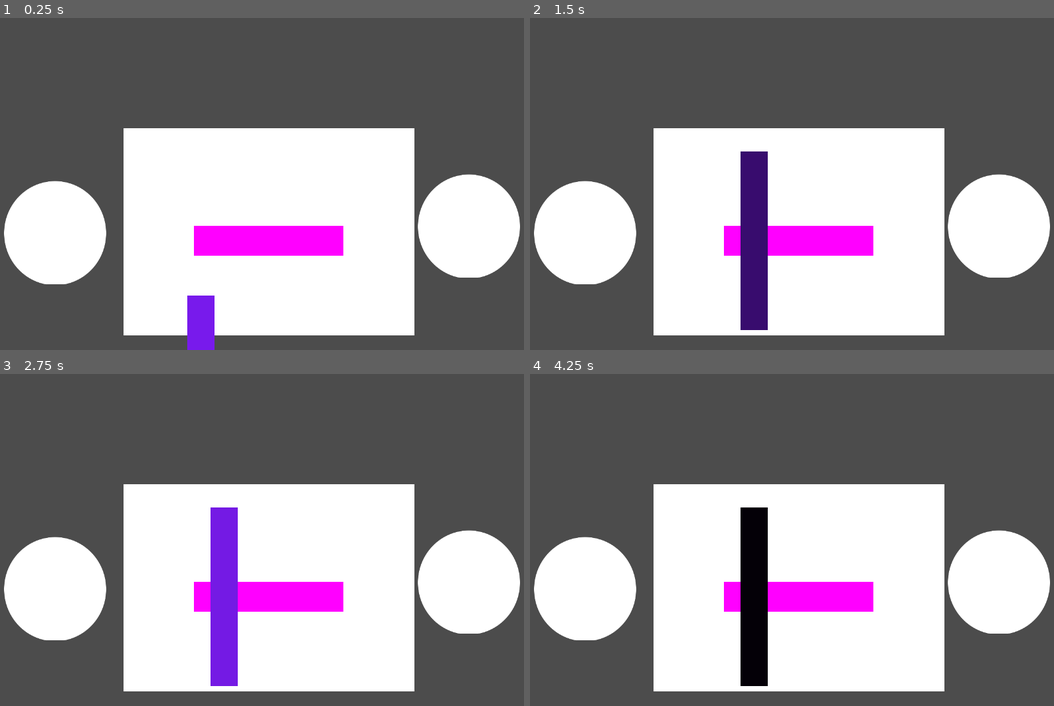
Above: before the commit, frames 1-4 (two rows, left to right).
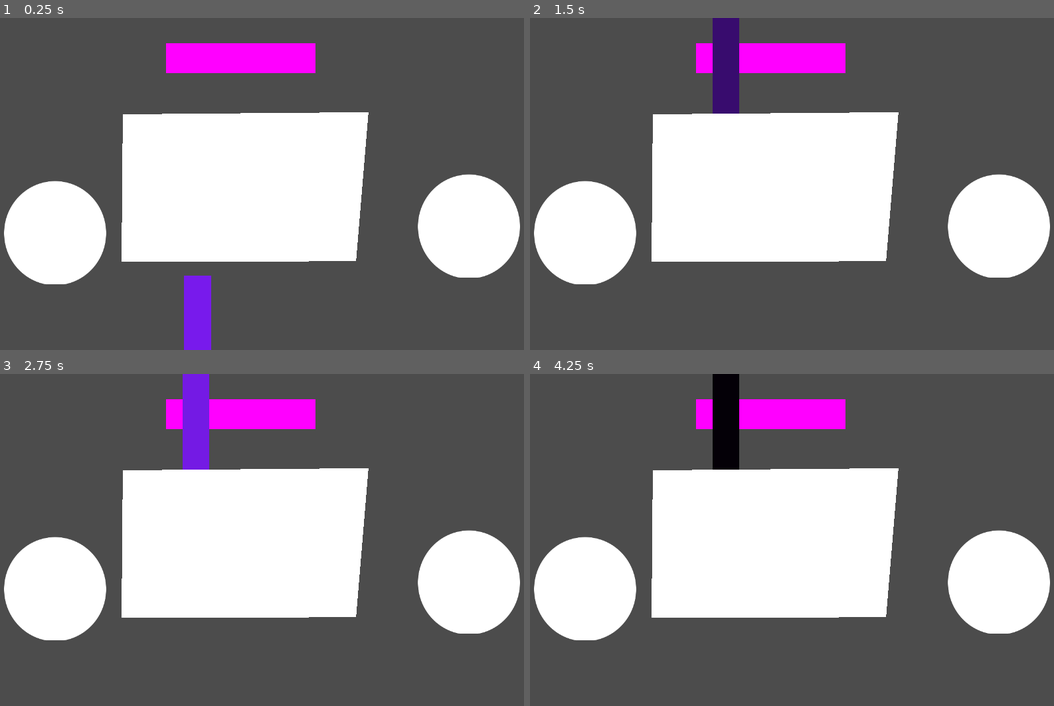
Above: after the commit, the same moments.

Repository: RaccoonHandsProductions/CanningSeason
Game: Godot game, scene res://PrepStation/PrepStation.tscn
Two runs of this game, one before a commit and one after it. Both use one fixed random seed, a clock stepped at 60 frames per second and the inputs below. This scene is started directly instead of the project's main scene.
Inputs (mouse positions are in pixels of both pictures, inside the frame that each line leads up to):
- Up to frame 1 (0.25 s): no input
- Up to frame 2 (1.5 s): drag from (587, 233) to (797, 230) at 0.52 s; drag from (1001, 227) to (797, 230) at 1.27 s
- Up to frame 3 (2.75 s): move the mouse to (267, 596) at 2.02 s; click (267, 596) at 2.17 s
- Up to frame 4 (4.25 s): drag from (739, 596) to (1001, 583) at 2.77 s; drag from (771, 596) to (818, 540) at 3.52 s

The runs differ from the first frame. In frame 1, 23% of the frame differs, in the area x 23-80%, y 7-100%; in frame 2, 26%, in the area x 23-80%, y 0-96%; in frame 3, 26%; in frame 4, 26%.

Commit message:
Implemented new dragging process

Diff:
--- a/project/PrepStation/Carrot/Carrot.gd
+++ b/project/PrepStation/Carrot/Carrot.gd
@@ -2,6 +2,7 @@
 
 signal dropped
 signal piece_made(next_chop_point_pos)
+signal touched
 
 var _rect_size
 
@@ -32,25 +33,6 @@
 		_mouse_pos = get_global_mouse_position()
 		self.global_position = Vector2(_mouse_pos.x, _mouse_pos.y)
 
-
-
-func _on_Carrot_input_event(_viewport, event, _shape_idx):
-	if _is_draggable:
-		if event is InputEventMouseButton:
-			if event.button_index == BUTTON_LEFT:
-				_is_being_dragged = event.pressed
-				if event.pressed == false:
-					emit_signal("dropped")
-
-		elif event is InputEventScreenTouch:
-			if event.pressed and event.get_index() == 0:
-				self.position = event.get_position()
-
-
-func _input(_event):
-	if _event is InputEventMouseButton:
-		if _event.button_index == BUTTON_LEFT and not _event.pressed:
-			_is_being_dragged = false
 
 
 func split() -> void:
@@ -89,3 +71,8 @@
 
 
 	return(current_chop_point_pos)
+
+
+func _on_Carrot_input_event(_viewport, event, _shape_idx):
+	if event is InputEventMouseButton and event.pressed:
+		emit_signal("touched")
--- a/project/PrepStation/PrepStation.gd
+++ b/project/PrepStation/PrepStation.gd
@@ -6,10 +6,30 @@
 # The duration of the animation of knife from or to home
 export var knife_offscreen_animation_duration := .75
 
+enum _State {
+	AWAITING_CARROT_TOUCH,
+	DRAGGING_CARROT,
+	CHOPPING
+}
+
+var _state = _State.AWAITING_CARROT_TOUCH
+
+
 # Called when the node enters the scene tree for the first time.
 func _ready():
 	_animate_Knife_to_next_chop_point(knife_offscreen_animation_duration)
 
+
+func _input(event):
+	match _state:
+		_State.DRAGGING_CARROT:
+			if event is InputEventMouseMotion:
+				var motion_event := event as InputEventMouseMotion
+				$Carrot.position += event.relative
+			elif event is InputEventMouseButton and not event.is_pressed():
+				var above_board := Geometry.is_point_in_polygon($Carrot.position, $NewCuttingBoard.polygon)
+				if above_board:
+					_set_state(_State.CHOPPING)
 
 
 func _animate_Knife_to_next_chop_point(duration:float):
@@ -45,6 +65,7 @@
 	else:
 		_animate_Knife_to_home()
 
+
 func _animate_Knife_to_home():
 	var tween := Tween.new()
 	var next_pos :Vector2= $KnifeOffScreenPos.position
@@ -58,3 +79,20 @@
 		Tween.TRANS_QUAD, Tween.EASE_IN)
 # warning-ignore:return_value_discarded
 	tween.start()
+
+
+
+
+func _set_state(new_state)->void:
+	_state = new_state
+
+
+func _on_Carrot_touched():
+	match _state:
+		_State.AWAITING_CARROT_TOUCH:
+			_set_state(_State.DRAGGING_CARROT)
+
+
+func _on_CuttingBoard_touch_released():
+	if _state == _State.DRAGGING_CARROT:
+		_set_state(_State.CHOPPING)
--- a/project/PrepStation/PrepStation.tscn
+++ b/project/PrepStation/PrepStation.tscn
@@ -11,6 +11,7 @@
 script = ExtResource( 4 )
 
 [node name="CuttingBoard" parent="." instance=ExtResource( 3 )]
+visible = false
 position = Vector2( 659, 515 )
 
 [node name="CompostBowl" parent="." instance=ExtResource( 1 )]
@@ -20,7 +21,7 @@
 position = Vector2( 1142, 501 )
 
 [node name="Carrot" parent="." instance=ExtResource( 6 )]
-position = Vector2( 659, 537 )
+position = Vector2( 591, 97 )
 
 [node name="Knife" parent="." instance=ExtResource( 5 )]
 position = Vector2( 488, 928 )
@@ -28,5 +29,10 @@
 [node name="KnifeOffScreenPos" type="Position2D" parent="."]
 position = Vector2( 659, 1051 )
 
+[node name="NewCuttingBoard" type="Polygon2D" parent="."]
+polygon = PoolVector2Array( 307, 232, 899, 227, 869, 586, 304, 588 )
+
+[connection signal="touch_released" from="CuttingBoard" to="." method="_on_CuttingBoard_touch_released"]
+[connection signal="touched" from="Carrot" to="." method="_on_Carrot_touched"]
 [connection signal="chop_animation_complete" from="Knife" to="." method="_on_Knife_chop_animation_complete"]
 [connection signal="chopped" from="Knife" to="." method="_on_Knife_chopped"]
